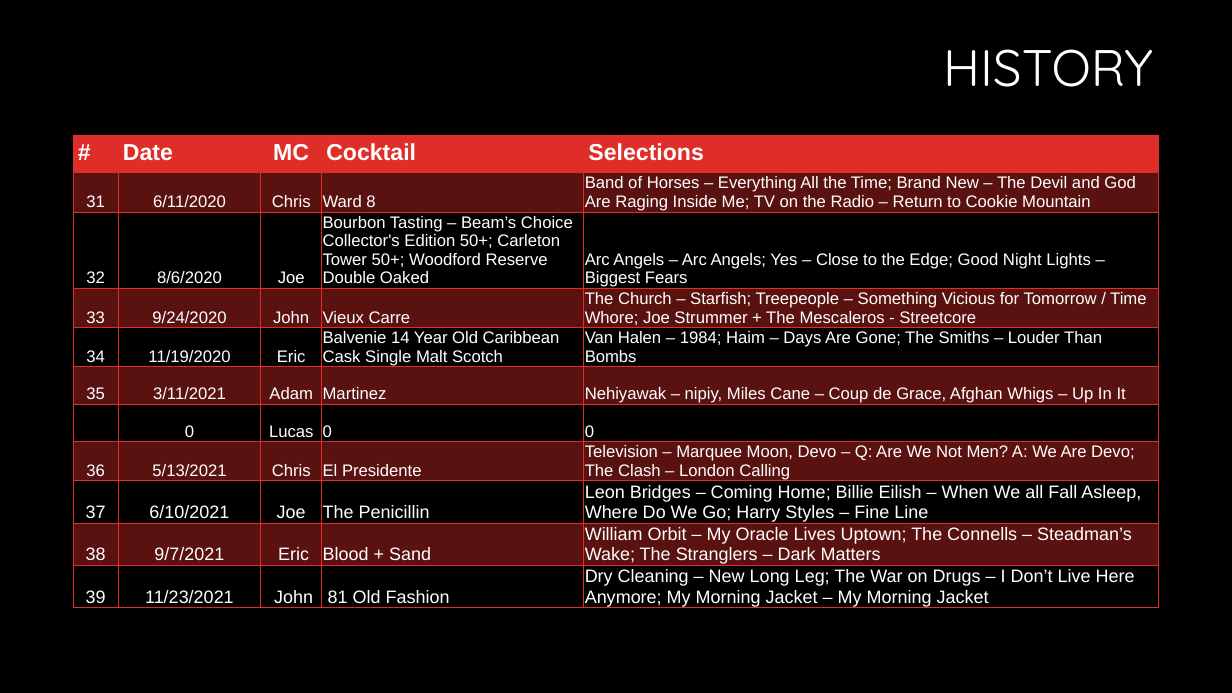
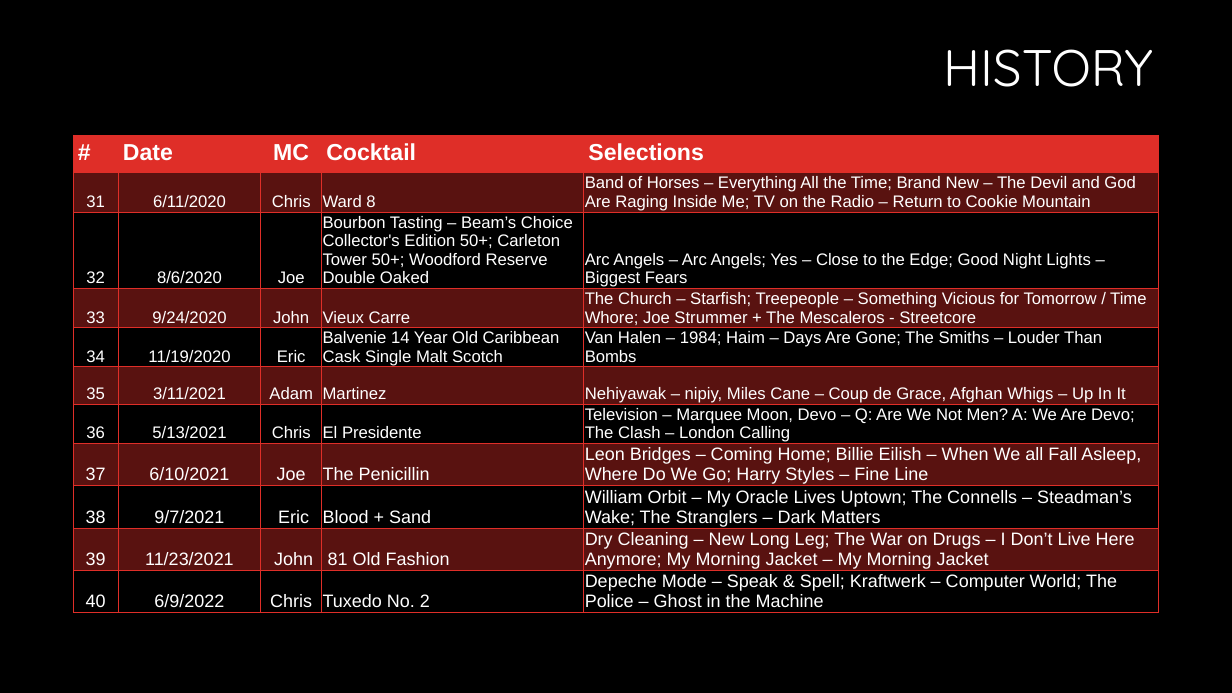
Before and after one commit to ArbitraryTitle/VCLData, a slide deck: slide 41 of 64-2025-05-22 VCL Meeting.pptx. Drawn at 1232x693 pixels with LibreOffice and Linux fonts; fonts in the diff are those of the drawing. Boxes give left, top, right and bottom in pixels: in the first picture for what was removed or moved away, otherwise in the second. Text is boxed around its words. In the diff, an @@ line names an element or a change of style, - is before the commit and + after.

```diff
--- a/64-2025-05-22 VCL Meeting.pptx
+++ b/64-2025-05-22 VCL Meeting.pptx
@@ table at box(73, 136, 1159, 633) @@
-row 7:  | 0 | Lucas | 0 | 0
+row 11: 40 | 6/9/2022 | Chris | Tuxedo No. 2 | Depeche Mode – Speak & Spell; Kraftwerk – Computer World; The Police – Ghost in the Machine
```
Also in this commit, not shown: 3 other slides changed, 2 other files.
